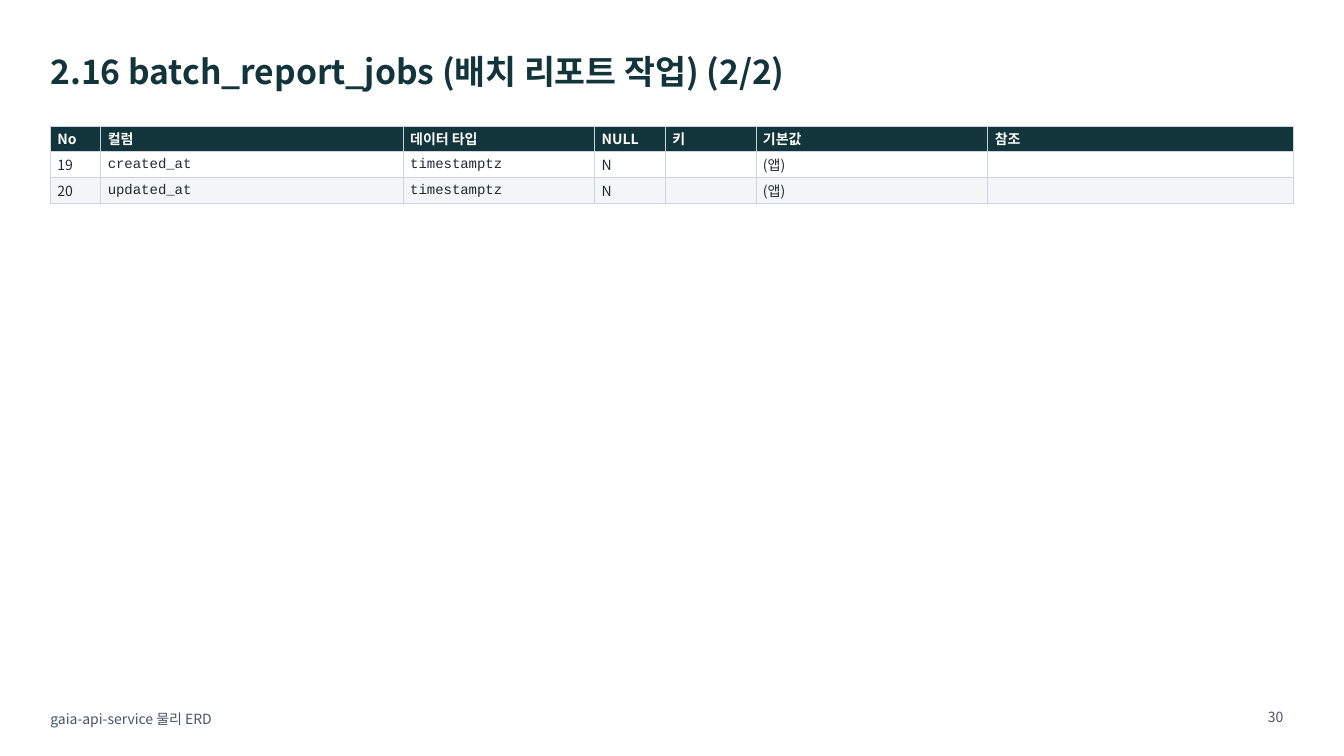
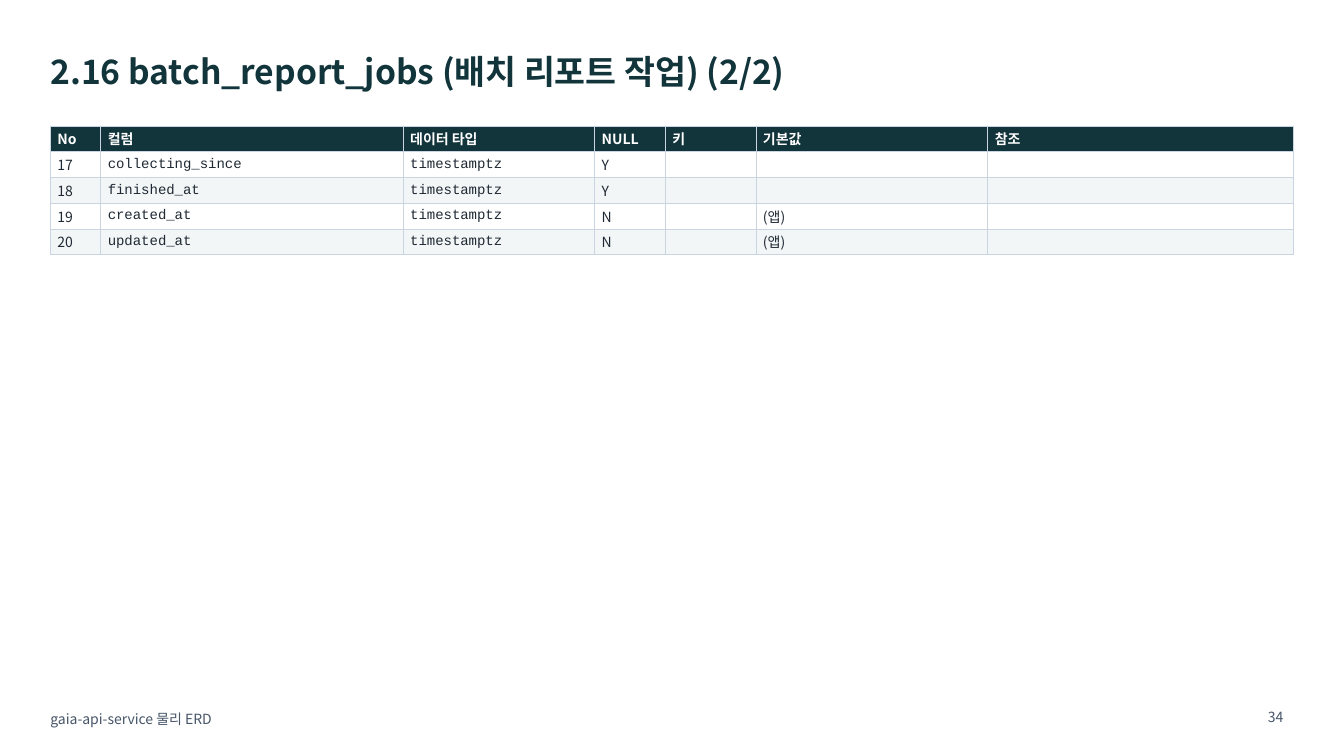
Before and after one commit to KimHwaJin/pr-agentic-service, a slide deck: slide 34 of docs/deliverables/05-erd-physical.pptx (slide 30 before the commit). Drawn at 1344x756 pixels with LibreOffice and Linux fonts; fonts in the diff are those of the drawing. Boxes give left, top, right and bottom in pixels: in the first picture for what was removed or moved away, otherwise in the second. Text is boxed around its words. In the diff, an @@ line names an element or a change of style, - is before the commit and + after.

```diff
--- a/docs/deliverables/05-erd-physical.pptx
+++ b/docs/deliverables/05-erd-physical.pptx
@@ table at (x1=50, y1=126, x2=1294, y2=254) @@
+row 2: 17 | collecting_since | timestamptz | Y |  |  | 
+row 3: 18 | finished_at | timestamptz | Y |  |  | 
@@ page number at (x1=1268, y1=711, x2=1284, y2=722): text changed @@
-30
+34
```
Also in this commit, not shown: 24 other slides changed, 4 slides added, 8 other files.
